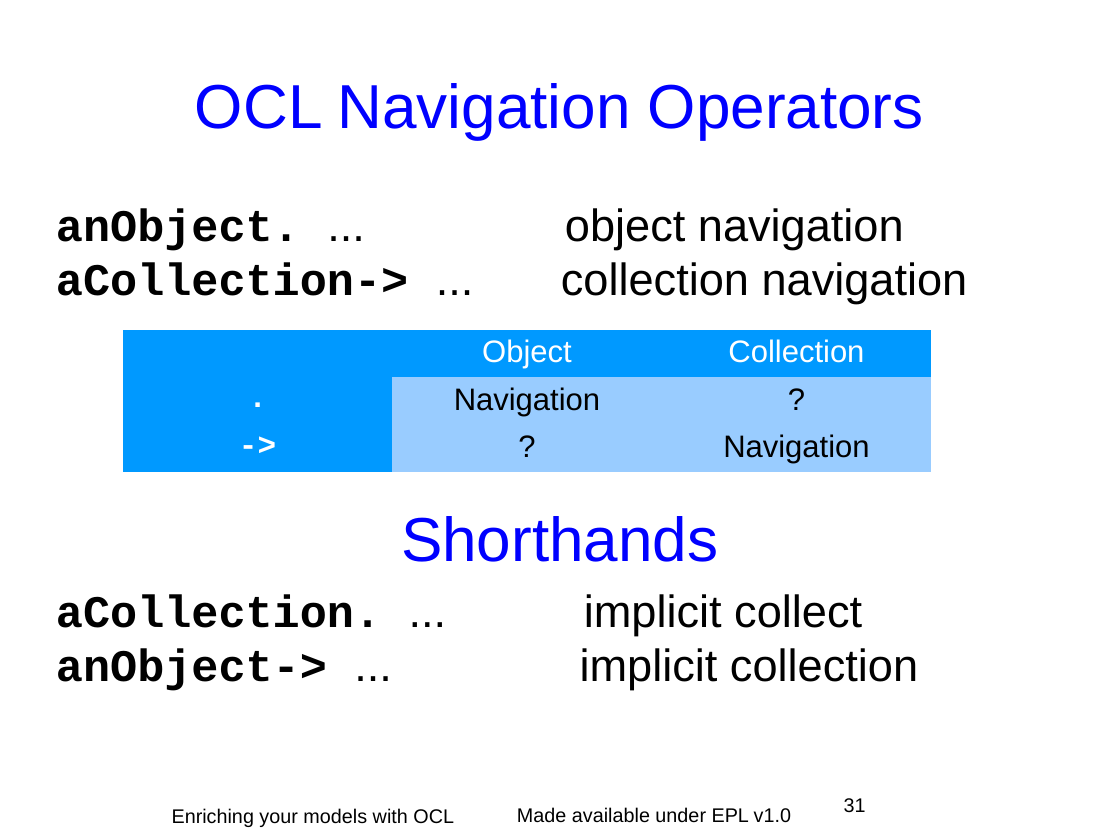
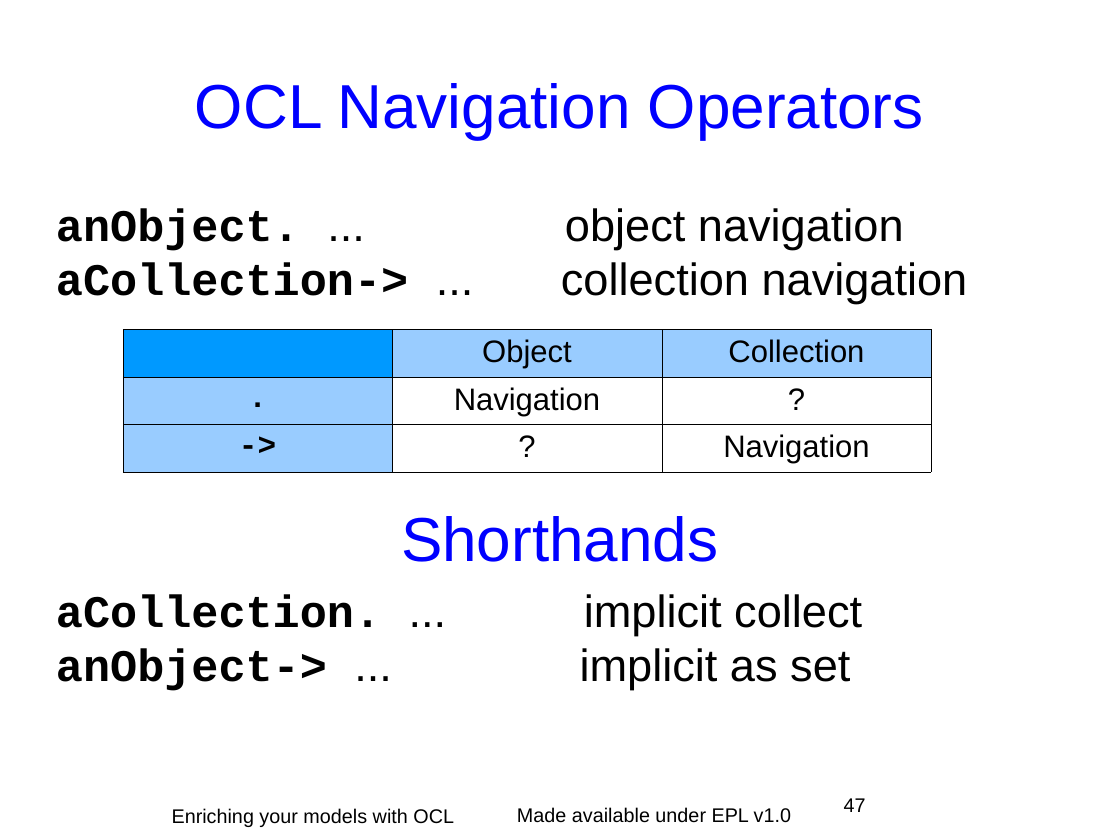
Before and after one commit to eclipse-ocl/ocl-website, a slide deck: slide 47 of ocl/docs/publications/EclipseCon2011Tutorial/EnrichingWithOCL.odp (slide 31 before the commit). Drawn at 1120x840 pixels with LibreOffice and Linux fonts; fonts in the diff are those of the drawing; background and template pictures are left out. Boxes give left, top, right and bottom in pixels: in the first picture for what was removed or moved away, otherwise in the second. Text is boxed around its words. In the diff, an @@ line names an element or a change of style, - is before the commit and + after.

```diff
--- a/ocl/docs/publications/EclipseCon2011Tutorial/EnrichingWithOCL.odp
+++ b/ocl/docs/publications/EclipseCon2011Tutorial/EnrichingWithOCL.odp
@@ table at box(123, 329, 931, 468) @@
@@ fill #0099FF to #99CCFF in 4 cells @@
@@ fill #99CCFF to #FFFFFF in 4 cells @@
@@ text colour #FFFFFF to #000000 in "Object", "Collection", ".", "->" @@
@@ borders changed @@
@@ text at box(56, 594, 862, 690): text changed @@
-aCollection. ... implicit collect
-anObject-> ... implicit collection
+aCollection. ... implicit collect
+anObject-> ... implicit as set
@@ page number at box(844, 798, 866, 812): text changed @@
-31
+47
```
Also in this commit, not shown: 47 other slides changed, 36 slides added, 39 slides removed.
